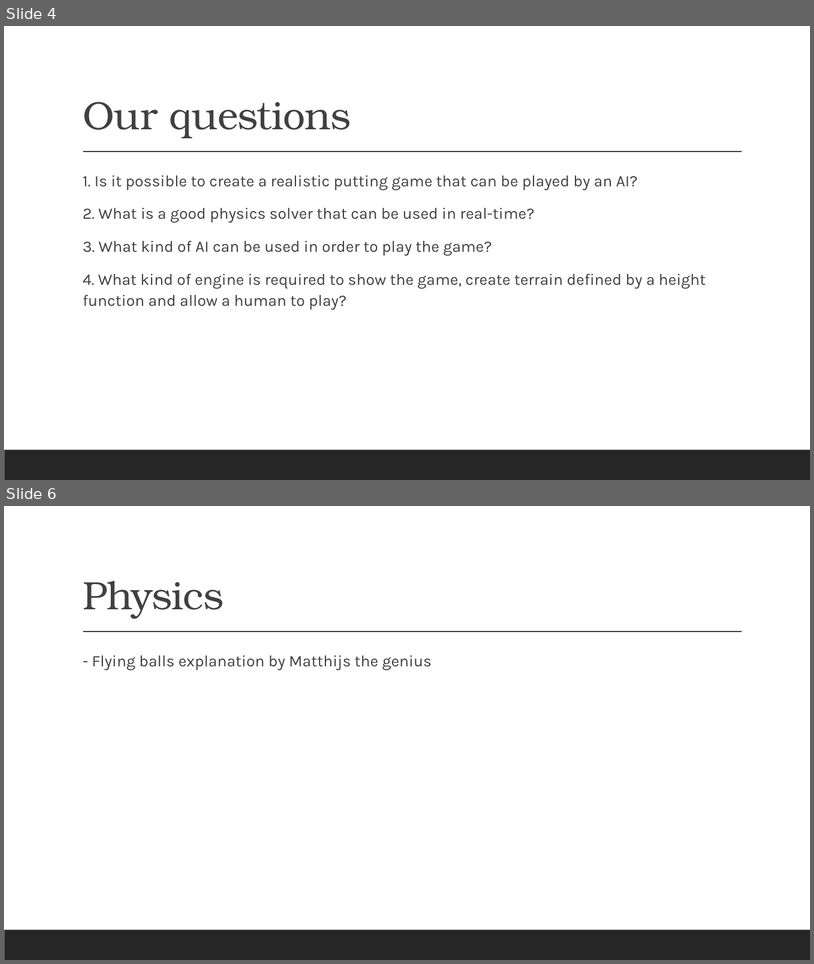
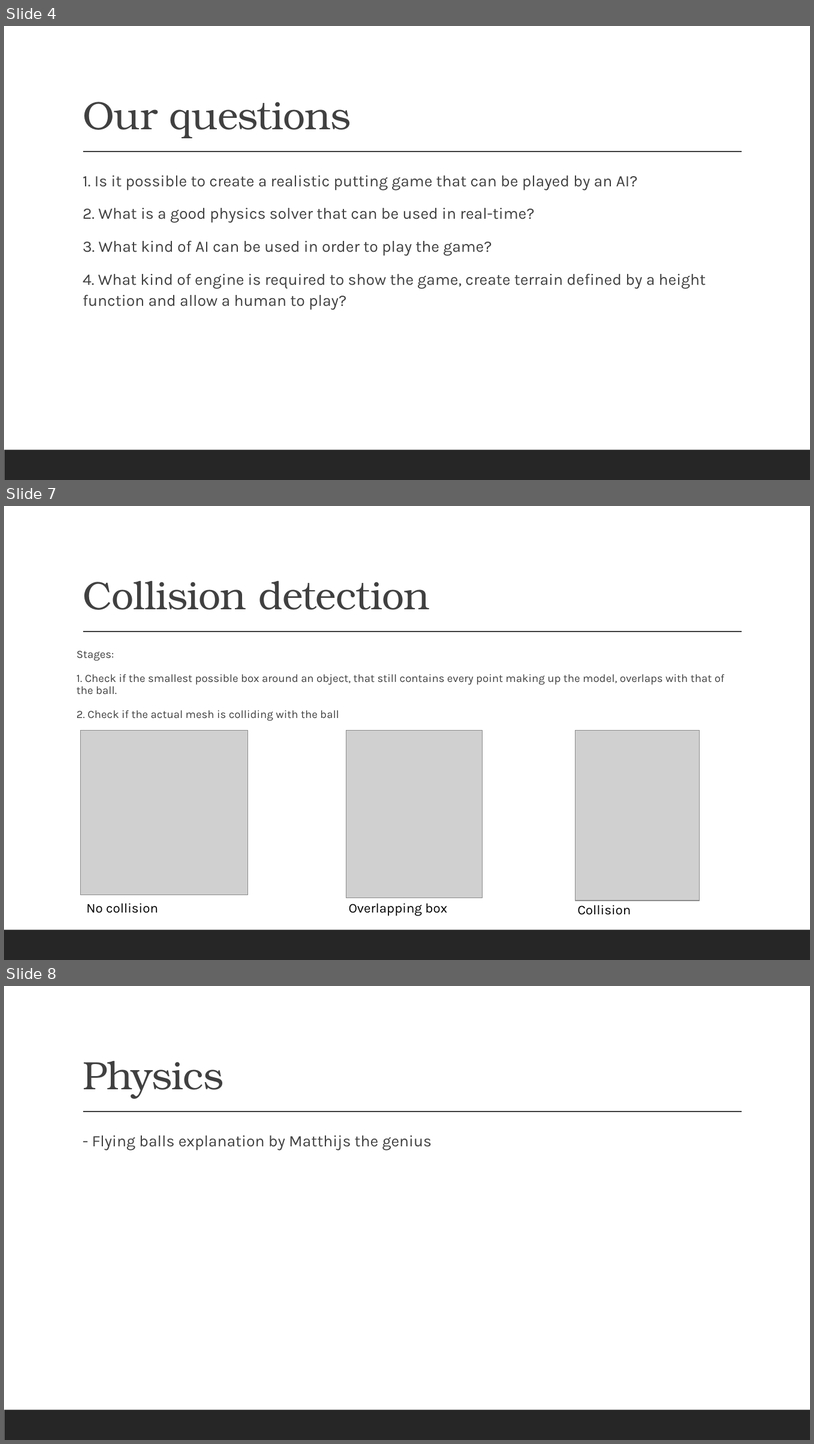
Before and after one commit to renesteeman/Project1-2_Group4, a slide deck: 04-PresentationThirdPhase.pptx. Shown one above the other, each under a label of ours: slides 4 and 6 before the commit, slides 4, 7 and 8 after it; the slides between them are not shown. The pictures are 814x964 and 814x1444 pixels, drawn with LibreOffice and Linux fonts; fonts in the diff are those of the drawing; grey boxes stand for pictures. Boxes give left, top, right and bottom in pixels: in the first picture for what was removed or moved away, otherwise in the second. Text is boxed around its words. In the diff, an @@ line names an element or a change of style, - is before the commit and + after.

```diff
--- a/04-PresentationThirdPhase.pptx
+++ b/04-PresentationThirdPhase.pptx
@@ slide 7 added at (x1=4, y1=506, x2=810, y2=960), background #FFFFFF @@
@@ rectangle added at (x1=4, y1=506, x2=810, y2=960), fill #FFFFFF @@
@@ title added at (x1=83, y1=581, x2=430, y2=610), 47 pt, text #404040 @@
+Collision detection
@@ line added from (83, 632) to (743, 632), #404040 1 pt @@
@@ text added at (x1=77, y1=651, x2=725, y2=721), 13.3 pt, text #404040 @@
+Stages:
+1. Check if the smallest possible box around an object, that still contains every point making up the model, overlaps with that of the ball.
+2. Check if the actual mesh is colliding with the ball
@@ picture added at (x1=80, y1=730, x2=248, y2=894) @@
@@ picture added at (x1=347, y1=730, x2=483, y2=898) @@
@@ picture added at (x1=576, y1=730, x2=699, y2=900) @@
@@ text added at (x1=86, y1=903, x2=158, y2=913), 16 pt, text #000000 @@
+No collision
@@ text added at (x1=349, y1=903, x2=447, y2=916), 16 pt, text #000000 @@
+Overlapping box
@@ text added at (x1=578, y1=904, x2=631, y2=915), 16 pt, text #000000 @@
+Collision
@@ rectangle added at (x1=4, y1=930, x2=810, y2=960), fill #262626 @@
@@ what was slide 6 is now slide 8 @@
```
Also in this commit, not shown: 1 slide changed, 1 other slide added, 7 other files.
